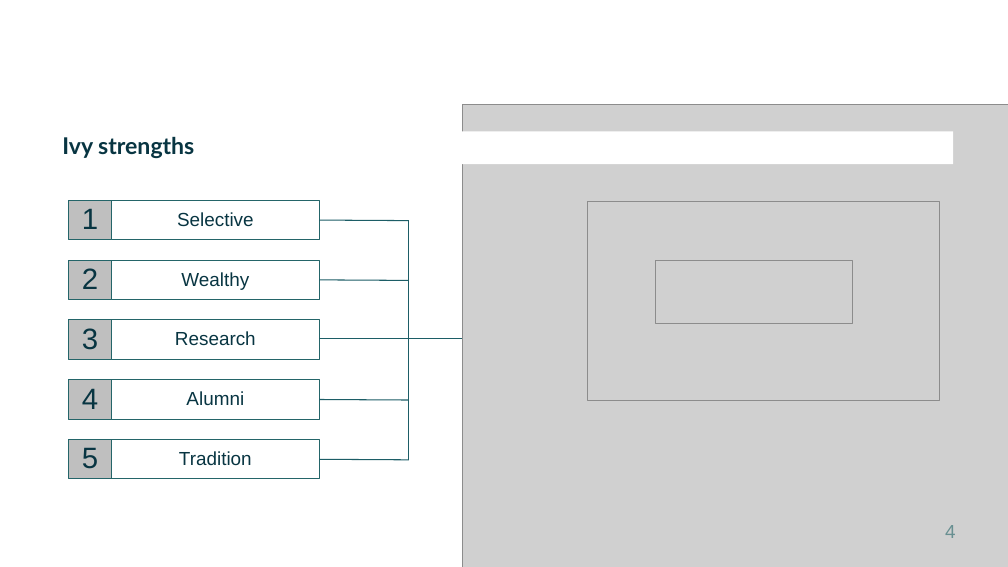
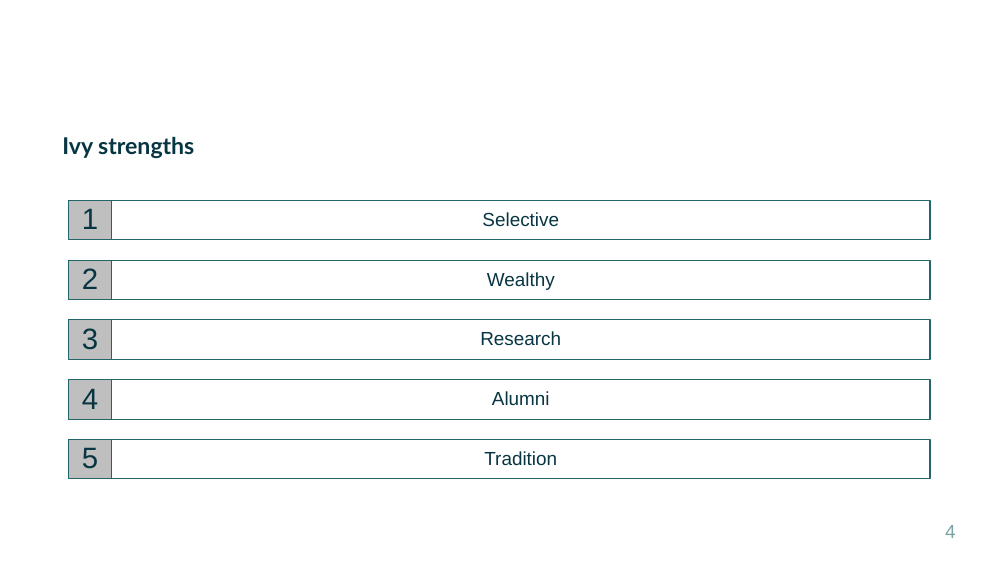
Before and after one commit to antonlerer/lawtracker, a slide deck: slide 4 of out/Prestigious_Universities.pptx. Drawn at 1008x567 pixels with LibreOffice and Linux fonts; fonts in the diff are those of the drawing; grey boxes stand for pictures; background and template pictures are left out. Boxes give left, top, right and bottom in pixels: in the first picture for what was removed or moved away, otherwise in the second. Text is boxed around its words. In the diff, an @@ line names an element or a change of style, - is before the commit and + after.

```diff
--- a/out/Prestigious_Universities.pptx
+++ b/out/Prestigious_Universities.pptx
@@ picture removed at (463,104,1008,567) @@
@@ text "Ivy strengths" rewrapped from (55,132,954,164) to (62,136,194,158) @@
@@ rectangle "Selective": place and size @@
-rectangle "Selective" at (112,200,320,240)
+rectangle "Selective" at (112,200,931,240)
@@ picture removed at (588,201,939,400) @@
@@ line removed from (319, 220) to (409, 221) @@
@@ line removed from (409, 220) to (409, 460) @@
@@ rectangle "Wealthy": place and size @@
-rectangle "Wealthy" at (112,260,320,300)
+rectangle "Wealthy" at (112,260,931,300)
@@ picture removed at (656,261,852,324) @@
@@ line removed from (319, 280) to (409, 281) @@
@@ rectangle "Research": place and size @@
-rectangle "Research" at (112,320,320,360)
+rectangle "Research" at (112,320,931,360)
@@ line removed from (319, 339) to (602, 339) @@
@@ rectangle "Alumni": place and size @@
-rectangle "Alumni" at (112,380,320,420)
+rectangle "Alumni" at (112,380,931,420)
@@ line removed from (319, 399) to (409, 400) @@
@@ rectangle "Tradition": place and size @@
-rectangle "Tradition" at (112,439,320,479)
+rectangle "Tradition" at (112,439,931,479)
@@ line removed from (319, 460) to (409, 460) @@
```
Also in this commit, not shown: 3 other slides changed, 2 slides added, 2 slides removed.
